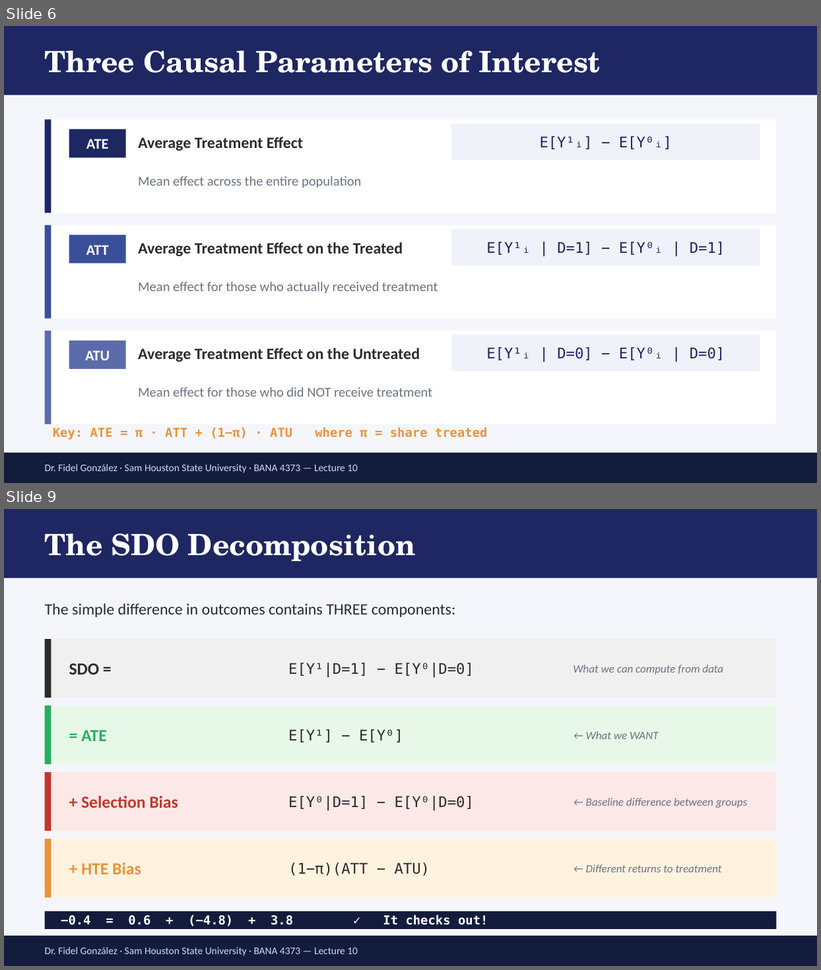
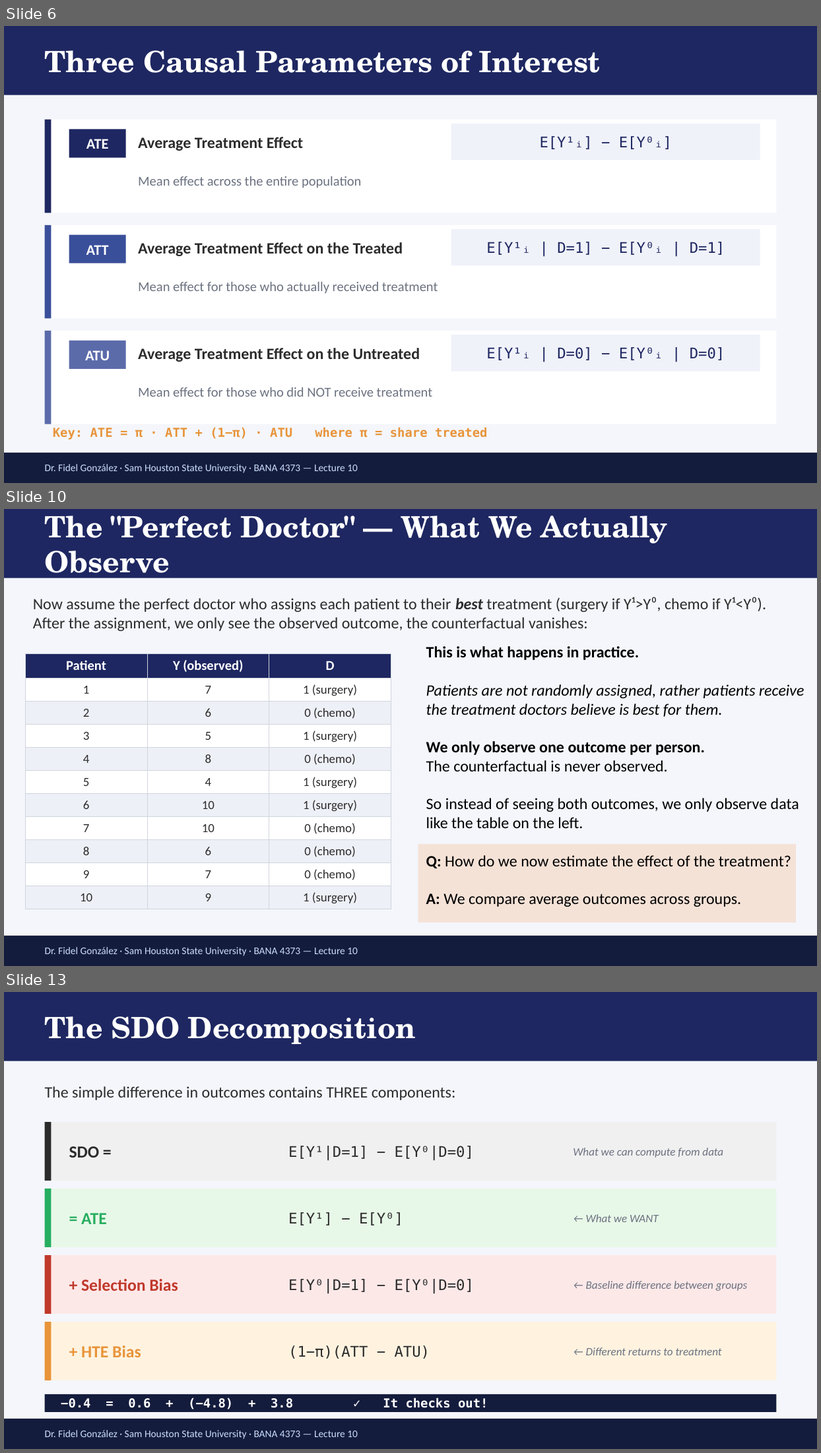
Before and after one commit to FidelGo/BANA4373-sp26, a slide deck: ECON4370 Lecture10 Potential Outcomes.pptx. Shown one above the other, each under a label of ours: slides 6 and 9 before the commit, slides 6, 10 and 13 after it; the slides between them are not shown. The pictures are 821x970 and 821x1453 pixels, drawn with LibreOffice and Linux fonts; fonts in the diff are those of the drawing. Boxes give left, top, right and bottom in pixels: in the first picture for what was removed or moved away, otherwise in the second. Text is boxed around its words. In the diff, an @@ line names an element or a change of style, - is before the commit and + after.

```diff
--- a/ECON4370 Lecture10 Potential Outcomes.pptx
+++ b/ECON4370 Lecture10 Potential Outcomes.pptx
@@ slide 10 added at (4, 509, 817, 966), background #F4F6FB @@
@@ rectangle added at (4, 509, 817, 578), fill #1E2761 @@
@@ text added at (45, 516, 667, 583), 26 pt, text #FFFFFF, bold @@
+The "Perfect Doctor" — What We Actually Observe
@@ text added at (33, 597, 766, 631), 14 pt, text #2B2B2B @@
+Now assume the perfect doctor who assigns each patient to their best treatment (surgery if Y¹>Y⁰, chemo if Y¹<Y⁰).
+After the assignment, we only see the observed outcome, the counterfactual vanishes:
@@ text added at (426, 646, 805, 907), 14 pt, text #000000 @@
+This is what happens in practice.
+Patients are not randomly assigned, rather patients receive the treatment doctors believe is best for them.
+We only observe one outcome per person.
+The counterfactual is never observed.
+So instead of seeing both outcomes, we only observe data like the table on the left.
+Q: How do we now estimate the effect of the treatment?
+A: We compare average outcomes across groups.
@@ table added at (25, 654, 391, 908), 11 rows, 3 columns @@
+Patient | Y (observed) | D
+1 | 7 | 1 (surgery)
+2 | 6 | 0 (chemo)
+3 | 5 | 1 (surgery)
+4 | 8 | 0 (chemo)
+5 | 4 | 1 (surgery)
+6 | 10 | 1 (surgery)
+7 | 10 | 0 (chemo)
+8 | 6 | 0 (chemo)
+9 | 7 | 0 (chemo)
+10 | 9 | 1 (surgery)
@@ rectangle added at (418, 844, 795, 923), fill #F8CBAD at 46% opacity @@
@@ rectangle added at (4, 936, 817, 966), fill #141C3D @@
@@ text added at (45, 947, 358, 956), 9 pt, text #CADCFC @@
+Dr. Fidel González · Sam Houston State University · BANA 4373 — Lecture 10
@@ what was slide 9 is now slide 13 @@
```
Also in this commit, not shown: 3 slides changed, 3 other slides added, 17 other files.
